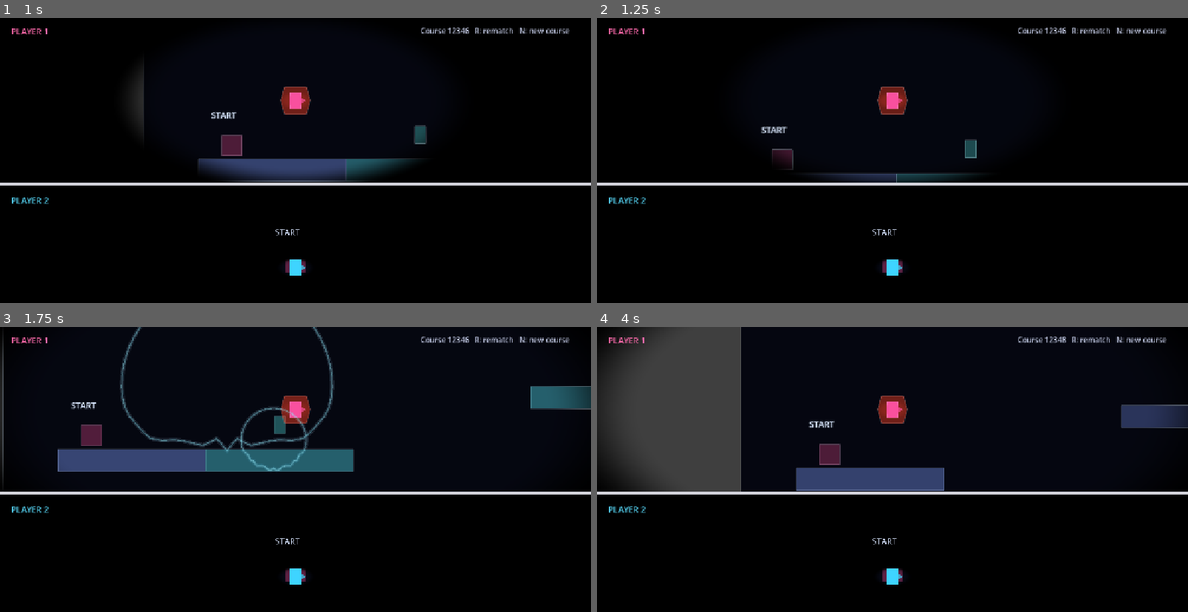
Above: before the commit, frames 1-4 (two rows, left to right).
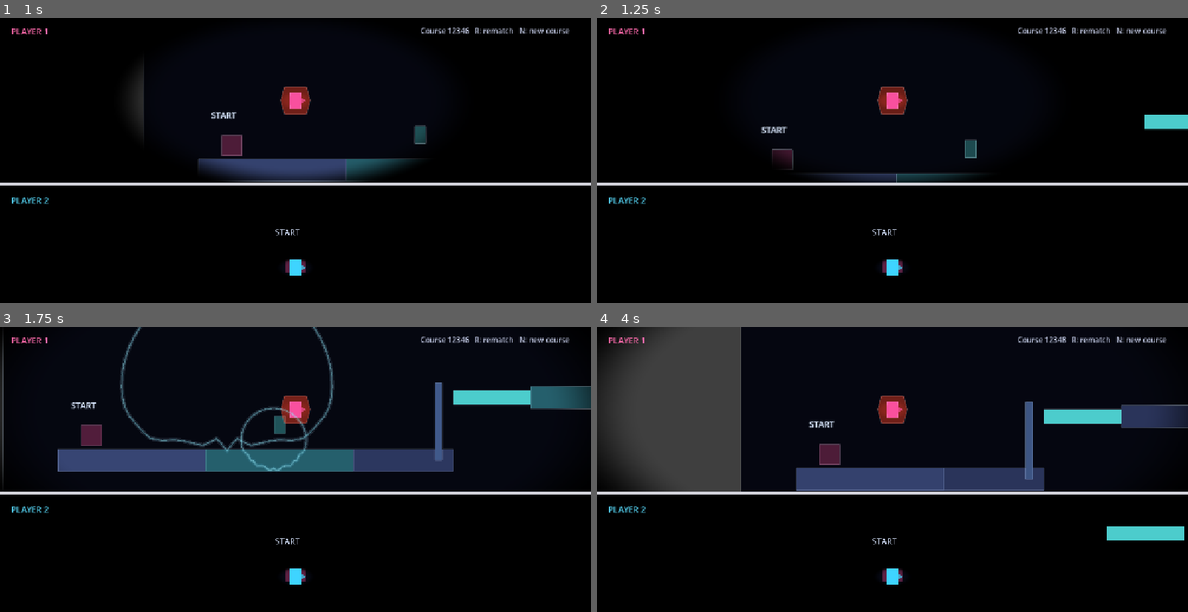
Above: after the commit, the same moments.

Repository: ketr4x/Haven
Game: Godot game, scene res://scenes/game/race.tscn
Same seed, same stepped clock (60 frames per second), same inputs: the game is played once before the commit and once after it.
Inputs:
- Up to frame 1 (1 s): tap Enter at 0.5 s; hold D (p1_right) from 0.53 s (still down); hold N (new_seed) from 0.53 s (still down); tap W (p1_jump) at 0.77 s
- Up to frame 2 (1.25 s): keep holding D (p1_right); keep holding N (new_seed)
- Up to frame 3 (1.75 s): keep holding D (p1_right); release N (new_seed) at 1.28 s; tap S (p1_shout) at 1.35 s; tap W (p1_jump) at 1.52 s
- Up to frame 4 (4 s): release D (p1_right) at 2.03 s; hold A (p1_left) 2.03-2.78 s; hold N (new_seed) 2.03-2.78 s; hold D (p1_right) from 2.78 s (still down); tap S (p1_shout) at 2.85 s; tap W (p1_jump) at 3.02, 3.77 s; hold N (new_seed) from 3.53 s (still down)

Frame 1 is identical in both runs. In frame 2, 0.4% of the frame differs, in the area x 92-100%, y 33-40%; in frame 3, 2.3%; in frame 4, 3.1%, in the area x 58-100%, y 26-75%.

Commit message:
Render generated collision geometry

Diff:
--- a/scenes/levels/chunks/chunk_bounce_reward.tscn
+++ b/scenes/levels/chunks/chunk_bounce_reward.tscn
@@ -22,6 +22,9 @@
 collision_layer = 1
 [node name="CollisionShape2D" type="CollisionShape2D" parent="Floor"]
 shape = SubResource("2")
+[node name="Visual" type="Polygon2D" parent="Floor"]
+polygon = PackedVector2Array(-192,-24,192,-24,192,24,-192,24)
+color = Color(0.2,0.25,0.43,1)
 [node name="Reflector" type="StaticBody2D" parent="."]
 position = Vector2(240,-96)
 collision_layer = 1
--- a/scenes/levels/chunks/chunk_wall_jump.tscn
+++ b/scenes/levels/chunks/chunk_wall_jump.tscn
@@ -24,13 +24,22 @@
 collision_layer = 1
 [node name="CollisionShape2D" type="CollisionShape2D" parent="Floor"]
 shape = SubResource("2")
+[node name="Visual" type="Polygon2D" parent="Floor"]
+polygon = PackedVector2Array(-108,-24,108,-24,108,24,-108,24)
+color = Color(0.2,0.25,0.43,1)
 [node name="Wall" type="StaticBody2D" parent="."]
 position = Vector2(184,-84)
 collision_layer = 1
 [node name="CollisionShape2D" type="CollisionShape2D" parent="Wall"]
 shape = SubResource("3")
+[node name="Visual" type="Polygon2D" parent="Wall"]
+polygon = PackedVector2Array(-8,-84,8,-84,8,84,-8,84)
+color = Color(0.29,0.4,0.62,1)
 [node name="Platform" type="StaticBody2D" parent="."]
 position = Vector2(300,-136)
 collision_layer = 1
 [node name="CollisionShape2D" type="CollisionShape2D" parent="Platform"]
 shape = SubResource("4")
+[node name="Visual" type="Polygon2D" parent="Platform"]
+polygon = PackedVector2Array(-84,-16,84,-16,84,16,-84,16)
+color = Color(0.3,0.8,0.8,1)
--- a/tests/seeded_generator_check.gd
+++ b/tests/seeded_generator_check.gd
@@ -16,6 +16,7 @@
 	assert(chunks.get_child_count() == 7)
 	assert((chunks.get_child(0) as CourseChunk).chunk_id == &"start")
 	assert((chunks.get_child(chunks.get_child_count() - 1) as CourseChunk).chunk_id == &"finish")
+	_assert_collision_geometry_is_visible(chunks)
 
 	var signatures: Dictionary = {}
 	for seed in range(1, 31):
@@ -23,8 +24,15 @@
 		assert(chunks.get_child_count() == 7)
 		assert((chunks.get_child(0) as CourseChunk).chunk_id == &"start")
 		assert((chunks.get_child(chunks.get_child_count() - 1) as CourseChunk).chunk_id == &"finish")
+		_assert_collision_geometry_is_visible(chunks)
 		signatures[generator.course_signature] = true
 
 	assert(signatures.size() > 1)
 	print("Seeded generator check passed for 30 seeds.")
 	quit()
+
+
+func _assert_collision_geometry_is_visible(chunks: Node) -> void:
+	for body in chunks.find_children("*", "StaticBody2D", true, false):
+		assert(body.get_node_or_null("CollisionShape2D") is CollisionShape2D)
+		assert(body.get_node_or_null("Visual") is CanvasItem)
